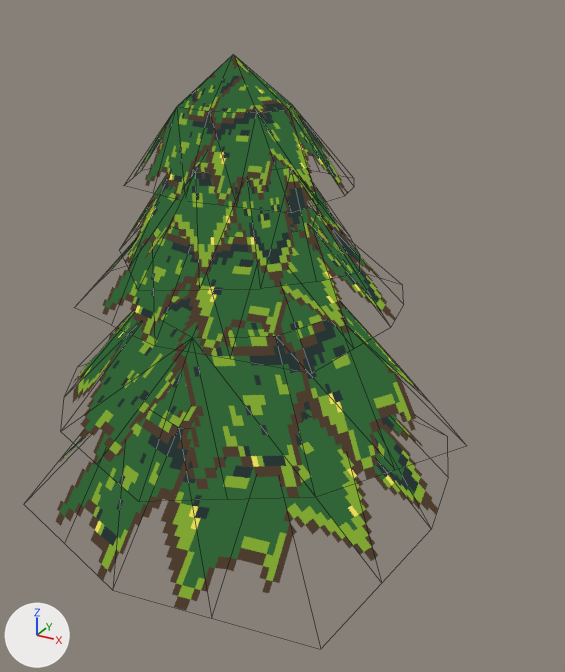
One commit to the glTF model models/pine_tree.gltf: the scene before it, then after it.
The view is the same before and after, from a 50 mm lens placed at (7.29, -11.43, 10.12), pointed at (-0.84, 3.35, 2.72). The axes (+X, +Y, +Z) are drawn at lower left. The lights are the same throughout. Mesh edges are drawn as thin lines. Vertices at the same position are counted once.
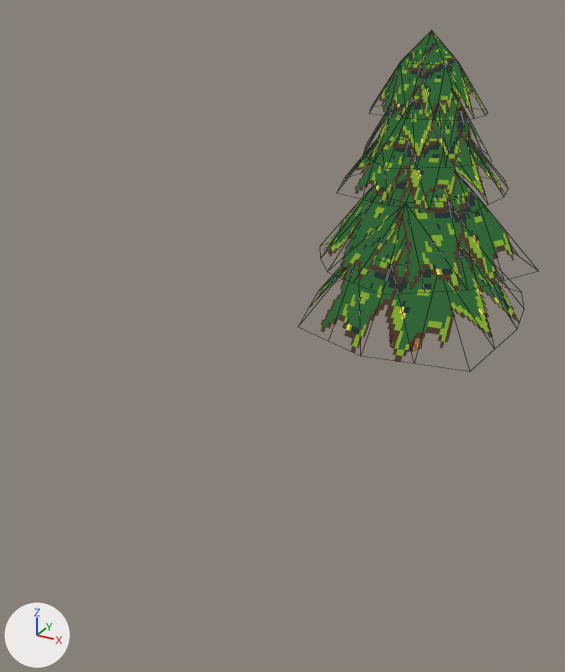
The change in detail:
me_mesh_0 has 167 vertices, 240 faces and spans x -3.93..4.48, y -4.0..4.0, z 0.0..9.19.
me_mesh_0 is used by ob_mesh_0; location (0.0, 0.0, 0.0).
me_mesh_0 part 1: the loose piece of 42 vertices spanning x -0.78..0.54, y -0.46..0.7, z 0.0..8.5 is scaled about its middle by (0.8, 0.96, 1), then moved by (-0.02, 9.96, 0.0).
me_mesh_0 part 2: the loose piece of 25 vertices spanning x -2.93..3.07, y -2.5..2.5, z 5.0..7.44 is scaled about its middle by (0.8, 0.96, 1), then moved by (-0.05, 9.97, 0.0).
me_mesh_0 part 3: the loose piece of 25 vertices spanning x -3.5..4.48, y -3.77..3.78, z 3.0..6.25 is scaled about its middle by (0.8, 0.96, 1), then moved by (-0.14, 9.97, 0.0).
me_mesh_0 part 4: the loose piece of 25 vertices spanning x -3.93..4.07, y -4.0..4.0, z 1.25..4.5 is scaled about its middle by (0.8, 0.96, 1), then moved by (-0.05, 9.97, 0.0).
me_mesh_0 part 5: the loose piece of 25 vertices spanning x -2.28..2.62, y -2.74..2.54, z 6.0..8.44 is scaled about its middle by (0.8, 0.96, 1), then moved by (-0.07, 9.97, 0.0).
me_mesh_0 part 6: the loose piece of 25 vertices spanning x -1.99..2.13, y -1.49..1.57, z 7.1..9.19 is scaled about its middle by (0.8, 0.96, 1), then moved by (-0.05, 9.96, 0.0).

What differs and where, as boxes (x1, y1, x2, y2) in the pictures (565 x 672 px; the box of a moved part takes in the faces that stretch with it):
'Mesh_0', reshaped (45% narrower, 40% shorter): before (56, 55, 438, 611); after (310, 31, 520, 362)
part 1 of me_mesh_0, moved or reshaped (not visible before): after (390, 336, 422, 351)
part 2 of me_mesh_0, moved or reshaped: before (98, 208, 396, 355); after (345, 130, 506, 209)
part 3 of me_mesh_0, moved or reshaped: before (73, 283, 420, 497); after (323, 169, 514, 291)
part 4 of me_mesh_0, moved or reshaped: before (56, 367, 438, 611); after (310, 220, 520, 362)
part 5 of me_mesh_0, moved or reshaped: before (123, 151, 346, 287); after (365, 88, 482, 167)
part 6 of me_mesh_0, moved or reshaped: before (134, 55, 348, 205); after (374, 31, 486, 120)
